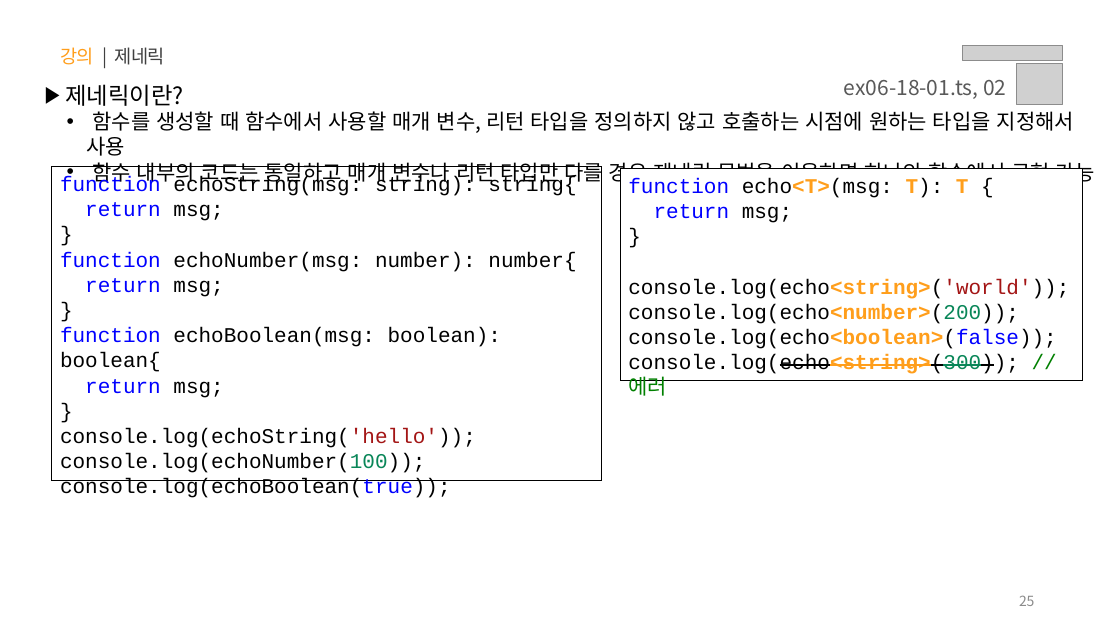
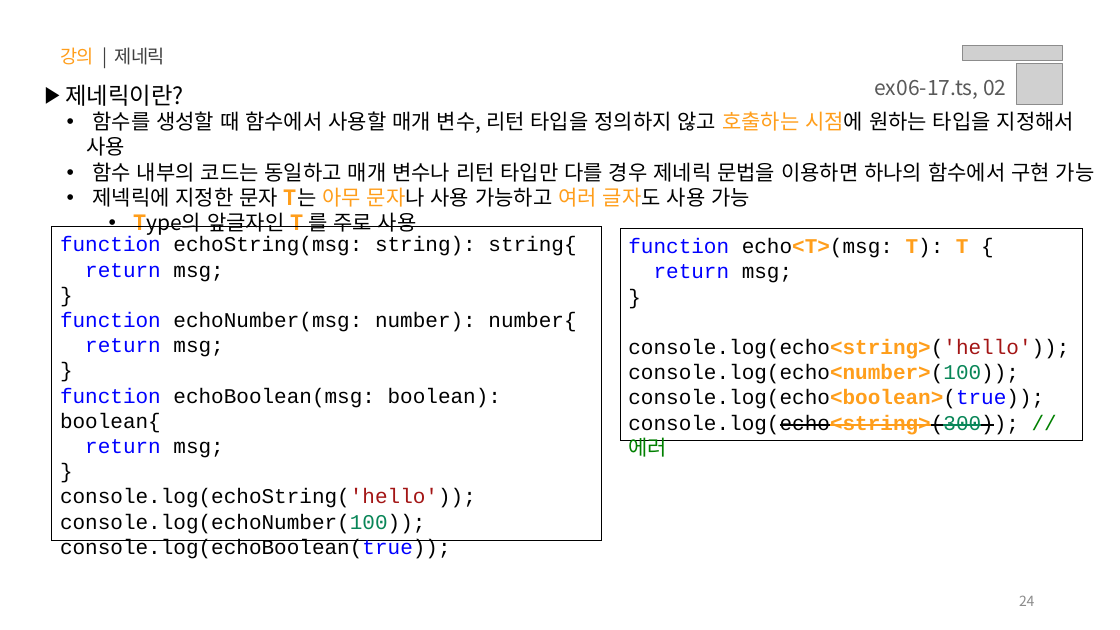
Before and after one commit to yebin-jeong/learn-js, a slide deck: slide 24 of PPT/06.자바스크립트 - 타입스크립트.pptx (slide 25 before the commit). Drawn at 1120x630 pixels with LibreOffice and Linux fonts; fonts in the diff are those of the drawing; grey boxes stand for pictures. Boxes give left, top, right and bottom in pixels: in the first picture for what was removed or moved away, otherwise in the second. Text is boxed around its words. In the diff, an @@ line names an element or a change of style, - is before the commit and + after.

```diff
--- a/PPT/06.자바스크립트 - 타입스크립트.pptx
+++ b/PPT/06.자바스크립트 - 타입스크립트.pptx
@@ text at bbox=[875, 80, 1006, 99]: text changed @@
-ex06-18-01.ts, 02
+ex06-17.ts, 02
@@ text at bbox=[87, 111, 1074, 156]: text colour #000000 to #FF9E1B in "호출하는 시점에" @@
@@ text at bbox=[92, 187, 750, 207]: paragraphs added @@
+  • 제넥릭에 지정한 문자 T는 아무 문자나 사용 가능하고 여러 글자도 사용 가능
+    • Type의 앞글자인 T 를 주로 사용
@@ rectangle "function echoString(msg: string): string{": place and size @@
-rectangle "function echoString(msg: string): string{" at bbox=[52, 166, 602, 481]
+rectangle "function echoString(msg: string): string{" at bbox=[52, 227, 602, 541]
@@ rectangle "function echo<T>(msg: T): T {": place and size @@
-rectangle "function echo<T>(msg: T): T {" at bbox=[620, 168, 1083, 380]
+rectangle "function echo<T>(msg: T): T {" at bbox=[620, 229, 1083, 440]
@@ text in rectangle at bbox=[628, 339, 1069, 409]: text changed @@
-console.log(echo<string>('world'));
-console.log(echo<number>(200));
-console.log(echo<boolean>(false));
+console.log(echo<string>('hello'));
+console.log(echo<number>(100));
+console.log(echo<boolean>(true));
@@ page number at bbox=[1019, 595, 1035, 606]: text changed @@
-25
+24
```
Also in this commit, not shown: 19 other slides changed, 3 slides added, 1 slide removed.
